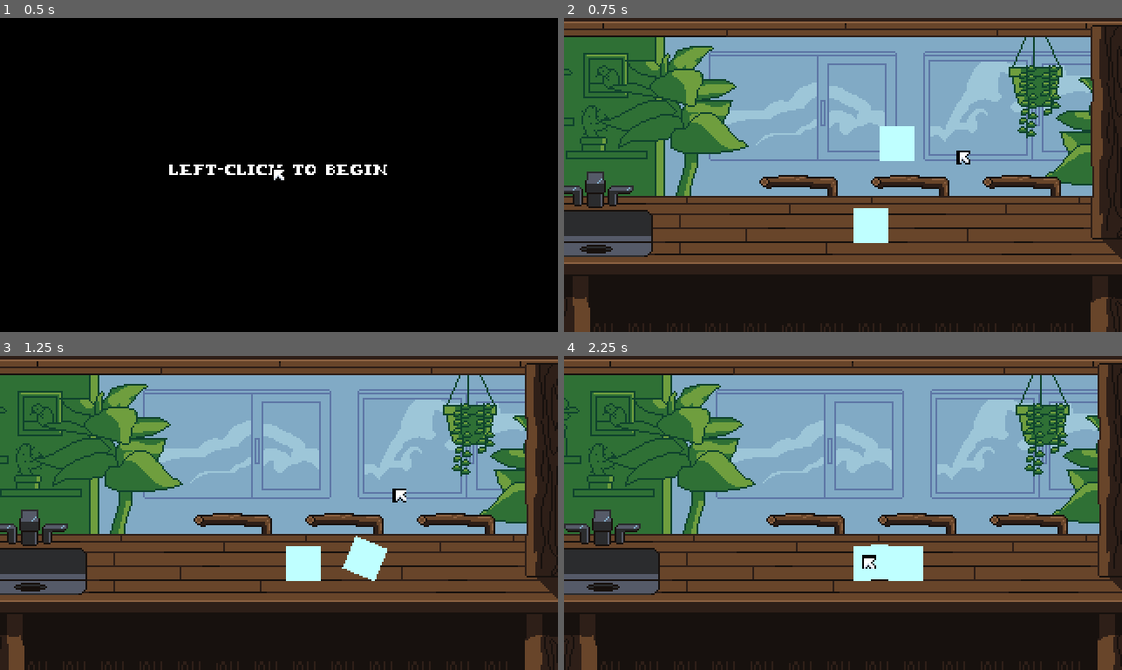
Above: before the commit, frames 1-4 (two rows, left to right).
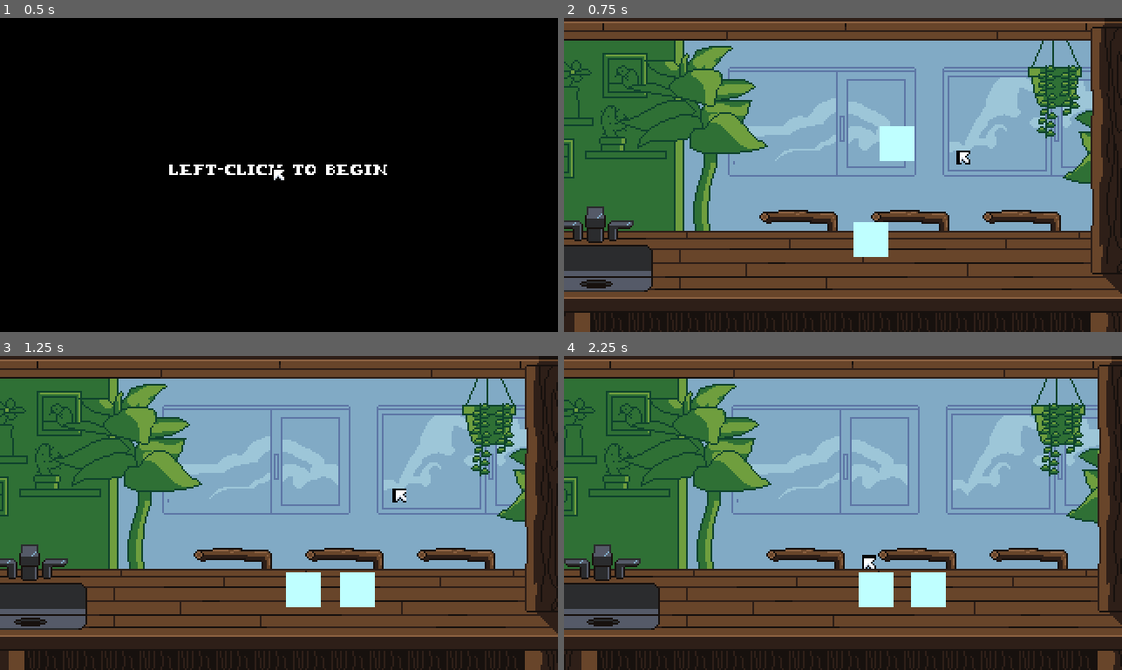
Above: after the commit, the same moments.

Repository: SophieM701/BirdGame
Game: Godot game, scene res://scenes/Stages/sta_menu.tscn
Two runs of this game, one before a commit and one after it. Both use one fixed random seed, a clock stepped at 60 frames per second and the inputs below.
Inputs (mouse positions are in pixels of both pictures, inside the frame that each line leads up to):
- Up to frame 1 (0.5 s): no input
- Up to frame 2 (0.75 s): tap Enter at 0.5 s; move the mouse to (965, 159) at 0.52 s; press the mouse at (965, 159) at 0.53 s
- Up to frame 3 (1.25 s): no input
- Up to frame 4 (2.25 s): move the mouse to (926, 560) at 1.27 s; release the mouse at (926, 560) at 1.28 s; click (926, 560) at 1.35 s; tap Space at 2 s; move the mouse to (870, 563) at 2.02 s; press the mouse at (870, 563) at 2.03 s

Frame 1 is identical in both runs. In frame 2, 46% of the frame differs, in the area x 0-100%, y 1-94%; in frame 3, 47%; in frame 4, 47%.

Commit message:
Parallax Background

Diff:
--- a/scenes/Stages/sta_bar.tscn
+++ b/scenes/Stages/sta_bar.tscn
@@ -1,11 +1,14 @@
-[gd_scene load_steps=13 format=3 uid="uid://dxsbsx4i04i3m"]
+[gd_scene load_steps=16 format=3 uid="uid://dxsbsx4i04i3m"]
 
 [ext_resource type="Script" path="res://scenes/Stages/GameState.gd" id="1_2p7kn"]
 [ext_resource type="FontFile" uid="uid://cioc26ifxaesr" path="res://Assets/Fonts/yummy nickels.ttf" id="1_nu84g"]
 [ext_resource type="PackedScene" uid="uid://vucuskvn41mq" path="res://scenes/Objects/Cursor/obj_cursor.tscn" id="2_2khhq"]
 [ext_resource type="Texture2D" uid="uid://b7sjiovcp4yo5" path="res://Assets/Sprites/Enviornment/spr_envirnoment.png" id="2_6u5ly"]
+[ext_resource type="AudioStream" uid="uid://cfc2f5o76ppdk" path="res://Assets/Sounds/music/Ambient Music 1.mp3" id="2_8xvln"]
 [ext_resource type="PackedScene" uid="uid://ckkgcksh6ikyq" path="res://scenes/Objects/PhysicsObjects/obj_physics_object.tscn" id="2_baej7"]
+[ext_resource type="Texture2D" uid="uid://bqlhsq7527oia" path="res://Assets/Sprites/Enviornment/spr-environment-background.png" id="3_e7580"]
 [ext_resource type="Script" path="res://scenes/Stages/Camera.gd" id="3_h0wtw"]
+[ext_resource type="Texture2D" uid="uid://cg1odcotnf433" path="res://Assets/Sprites/Enviornment/spr-environment-foreground.png" id="3_udu5m"]
 [ext_resource type="Script" path="res://scenes/Stages/Arrow.gd" id="5_86u7f"]
 
 [sub_resource type="RectangleShape2D" id="RectangleShape2D_4feo3"]
@@ -30,9 +33,27 @@
 [node name="GameState" type="Node" parent="."]
 script = ExtResource("1_2p7kn")
 
+[node name="AudioStreamPlayer" type="AudioStreamPlayer" parent="GameState"]
+stream = ExtResource("2_8xvln")
+autoplay = true
+
+[node name="Background" type="ParallaxBackground" parent="."]
+
+[node name="ParallaxLayer" type="ParallaxLayer" parent="Background"]
+motion_scale = Vector2(0.6, 0.6)
+
+[node name="Sprite2D" type="Sprite2D" parent="Background/ParallaxLayer"]
+position = Vector2(180, 140)
+texture = ExtResource("3_e7580")
+
 [node name="Env" type="Sprite2D" parent="."]
+visible = false
 position = Vector2(181, 161)
 texture = ExtResource("2_6u5ly")
+
+[node name="Foreground" type="Sprite2D" parent="."]
+position = Vector2(181, 141)
+texture = ExtResource("3_udu5m")
 
 [node name="Backdrop" type="ColorRect" parent="."]
 visible = false
@@ -44,7 +65,7 @@
 position = Vector2(1, 123)
 
 [node name="CollisionShape2D" type="CollisionShape2D" parent="StaticBody2D"]
-position = Vector2(180, 15)
+position = Vector2(179, 30)
 shape = SubResource("RectangleShape2D_4feo3")
 
 [node name="Patron01" type="ColorRect" parent="."]
@@ -114,7 +135,7 @@
 [node name="Area2D" type="Area2D" parent="."]
 
 [node name="Collision" type="CollisionShape2D" parent="Area2D"]
-position = Vector2(180, 149)
+position = Vector2(180, 161)
 shape = SubResource("RectangleShape2D_kvw60")
 
 [connection signal="mouse_entered" from="Area2D" to="Camera" method="_on_area_2d_mouse_entered"]
Not shown, added: Assets/Sprites/Enviornment/spr-environment-background.png.import
Not shown, added: Assets/Sprites/Enviornment/spr-environment-foreground.png.import
